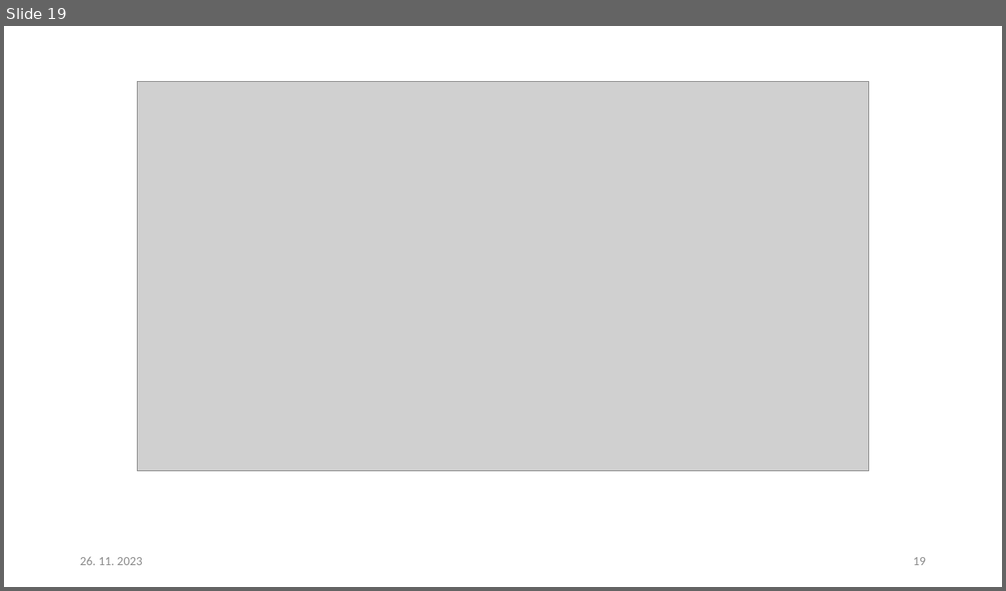
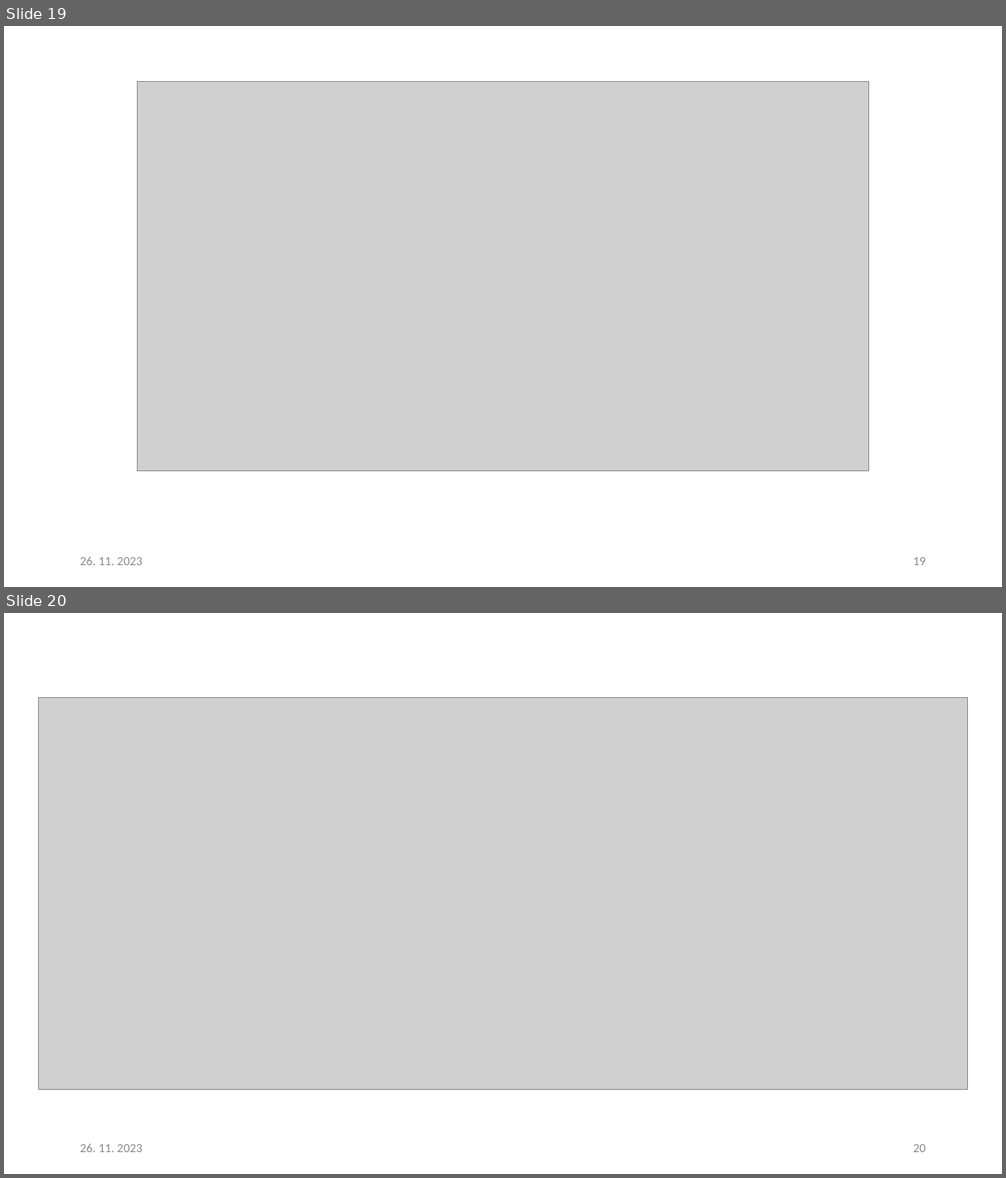
Before and after one commit to FedorViest/BIT, a slide deck: bit_projekt/BIT_projekt_prezentacia.pptx. Shown one above the other, each under a label of ours: slide 19 before the commit, slides 19 and 20 after it. The pictures are 1006x591 and 1006x1178 pixels, drawn with LibreOffice and Linux fonts; fonts in the diff are those of the drawing; grey boxes stand for pictures. Boxes give left, top, right and bottom in pixels: in the first picture for what was removed or moved away, otherwise in the second. Text is boxed around its words. In the diff, an @@ line names an element or a change of style, - is before the commit and + after.

```diff
--- a/bit_projekt/BIT_projekt_prezentacia.pptx
+++ b/bit_projekt/BIT_projekt_prezentacia.pptx
@@ slide 20 added at [4,613,1002,1174], background #FFFFFF @@
@@ picture added at [39,697,968,1090] @@
@@ text added at [80,1144,143,1152], 12 pt, text #8C8C8C @@
+26. 11. 2023
@@ page number added at [913,1144,926,1152], 12 pt, text #8C8C8C @@
+20
```
Also in this commit, not shown: 4 other files.
